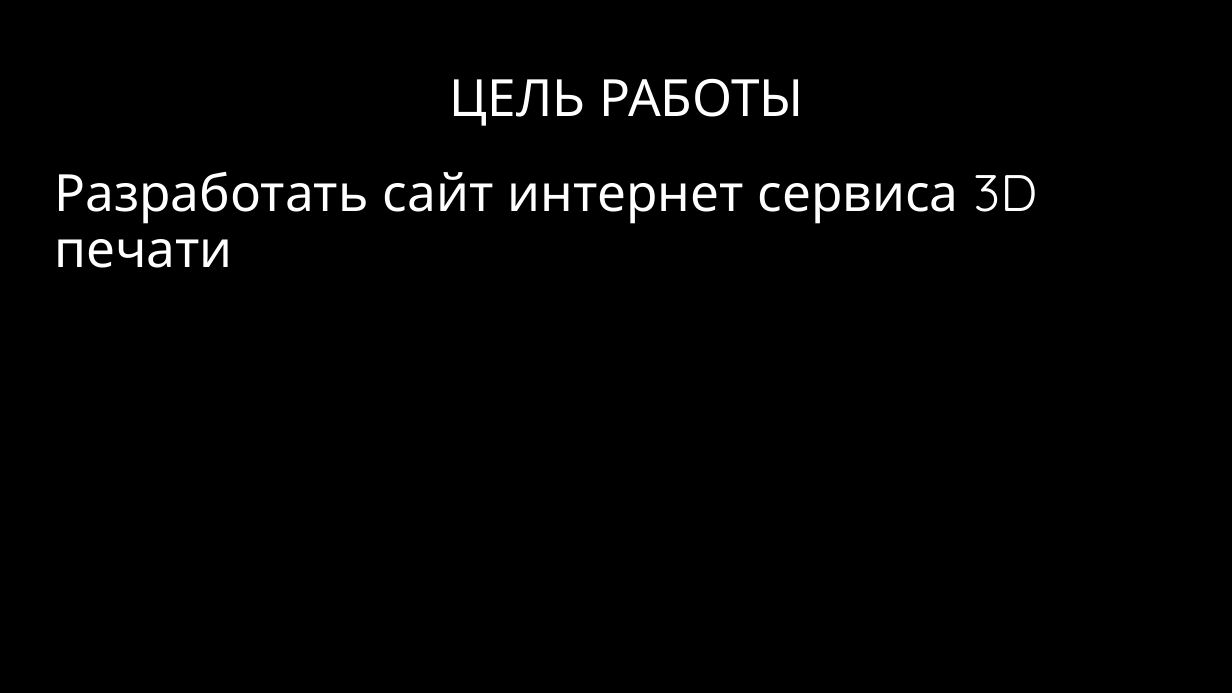
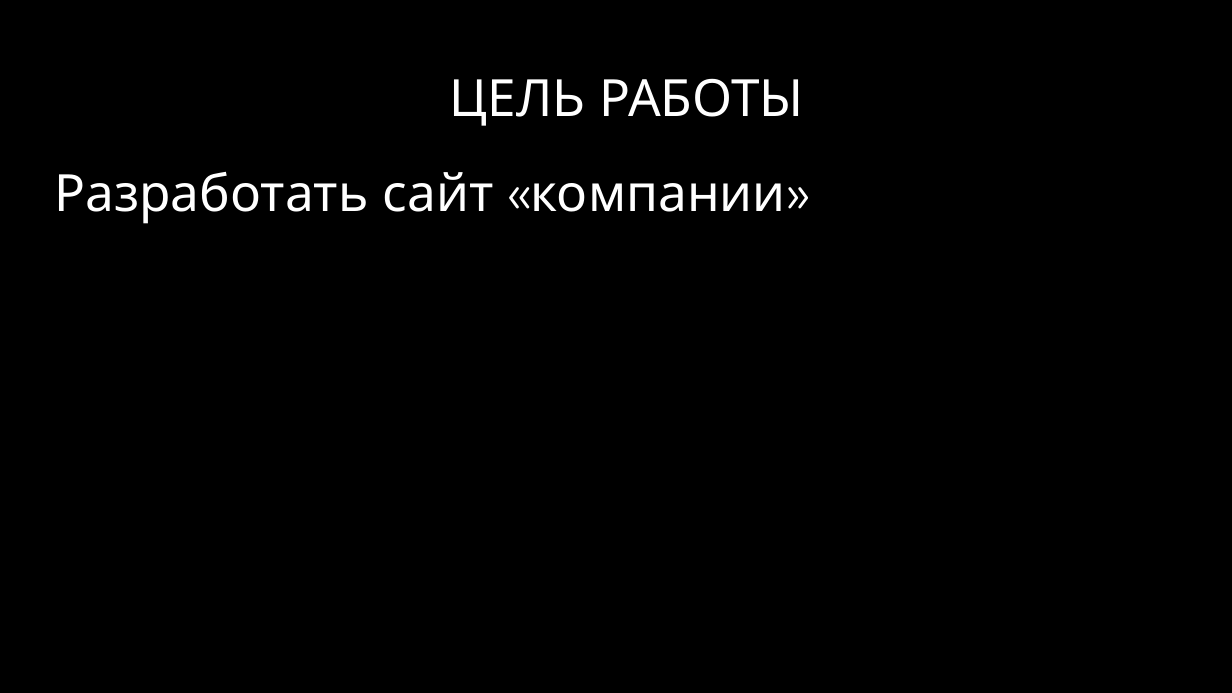
Before and after one commit to Dmitry26092003/Web, a slide deck: slide 2 of website/Proekt_po_WebServer_3DPrintingService_RussiaPenza.pptx. Drawn at 1232x693 pixels with LibreOffice and Linux fonts; fonts in the diff are those of the drawing; background and template pictures are left out. Boxes give left, top, right and bottom in pixels: in the first picture for what was removed or moved away, otherwise in the second. Text is boxed around its words. In the diff, an @@ line names an element or a change of style, - is before the commit and + after.

```diff
--- a/website/Proekt_po_WebServer_3DPrintingService_RussiaPenza.pptx
+++ b/website/Proekt_po_WebServer_3DPrintingService_RussiaPenza.pptx
@@ text at (54, 171, 786, 224): text changed @@
-Разработать сайт интернет сервиса 3D печати
+Разработать сайт «компании»
```
Also in this commit, not shown: 3 other slides changed, 32 other files.
